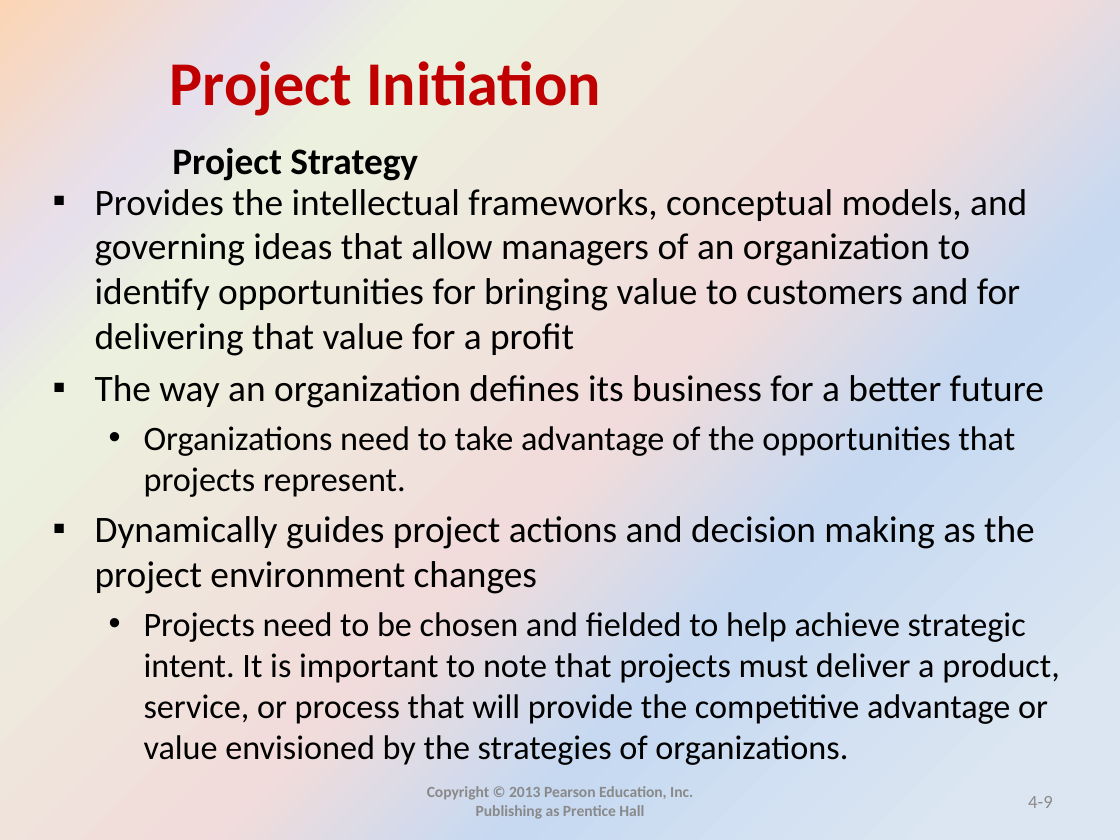
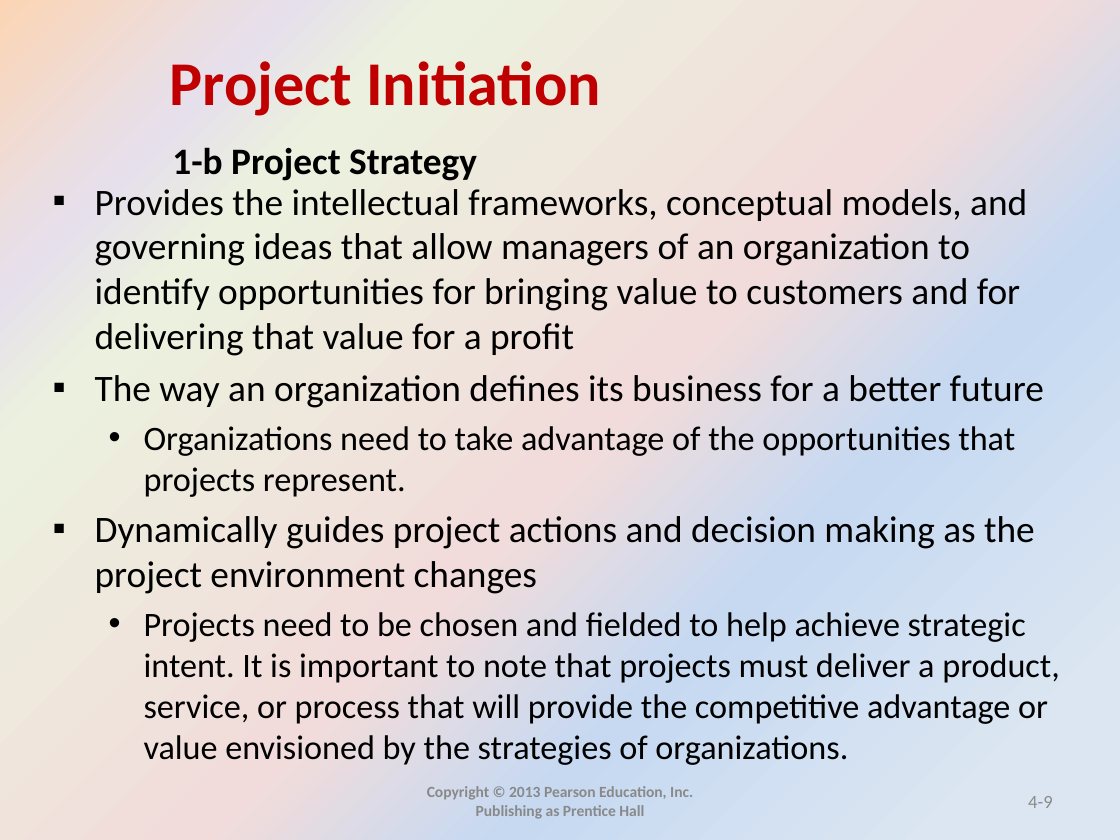
Before and after one commit to mohandesosama/is_project_management, a slide deck: slide 9 of IS-PM-Slides/04_project initiation.pptx. Drawn at 1120x840 pixels with LibreOffice and Linux fonts; fonts in the diff are those of the drawing. Boxes give left, top, right and bottom in pixels: in the first picture for what was removed or moved away, otherwise in the second. Text is boxed around its words. In the diff, an @@ line names an element or a change of style, - is before the commit and + after.

```diff
--- a/IS-PM-Slides/04_project initiation.pptx
+++ b/IS-PM-Slides/04_project initiation.pptx
@@ text at (x1=172, y1=147, x2=477, y2=181): text changed @@
-Project Strategy
+1-b Project Strategy
```
Also in this commit, not shown: 30 other slides changed, 8 slides removed.
